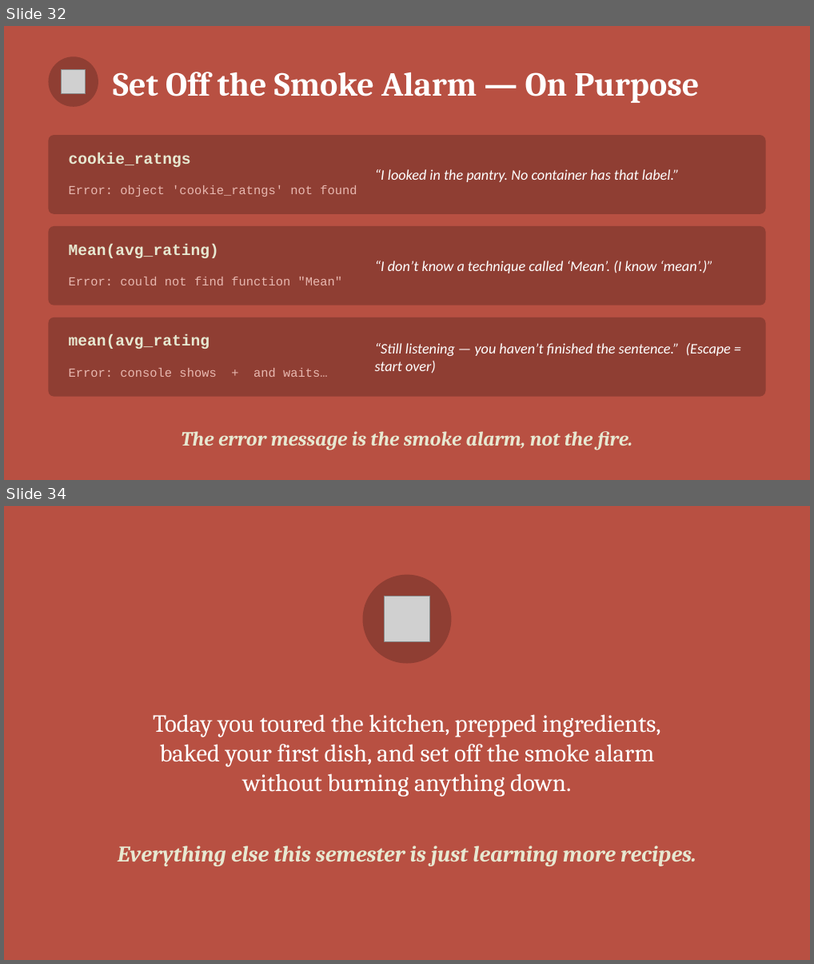
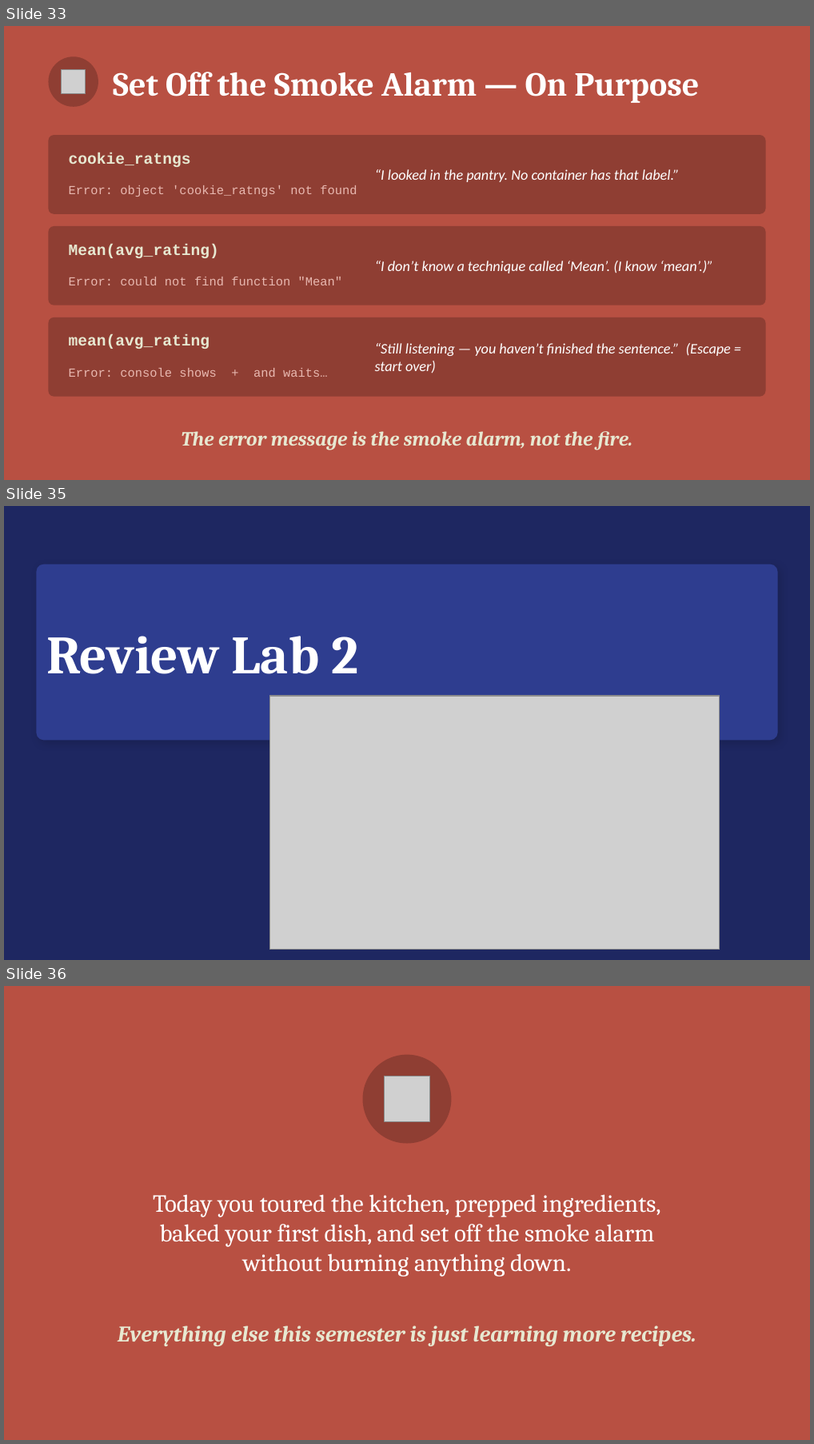
Before and after one commit to dharaden/psyc640, a slide deck: slides/lec-03_foundations.pptx. Shown one above the other, each under a label of ours: slides 32 and 34 before the commit, slides 33, 35 and 36 after it; the slides between them are not shown. The pictures are 814x964 and 814x1444 pixels, drawn with LibreOffice and Linux fonts; fonts in the diff are those of the drawing; grey boxes stand for pictures. Boxes give left, top, right and bottom in pixels: in the first picture for what was removed or moved away, otherwise in the second. Text is boxed around its words. In the diff, an @@ line names an element or a change of style, - is before the commit and + after.

```diff
--- a/slides/lec-03_foundations.pptx
+++ b/slides/lec-03_foundations.pptx
@@ slide 35 added at (4,506,810,960), background #1E2761 @@
@@ rounded rectangle added at (36,564,778,740), fill #2E3D8F, 48 pt, text #FFFFFF, bold @@
+Review Lab 2
@@ picture added at (270,696,720,948) @@
@@ what was slide 32 is now slide 33 @@
@@ what was slide 34 is now slide 36 @@
```
Also in this commit, not shown: 2 slides changed, 1 other slide added, 4 other files.
